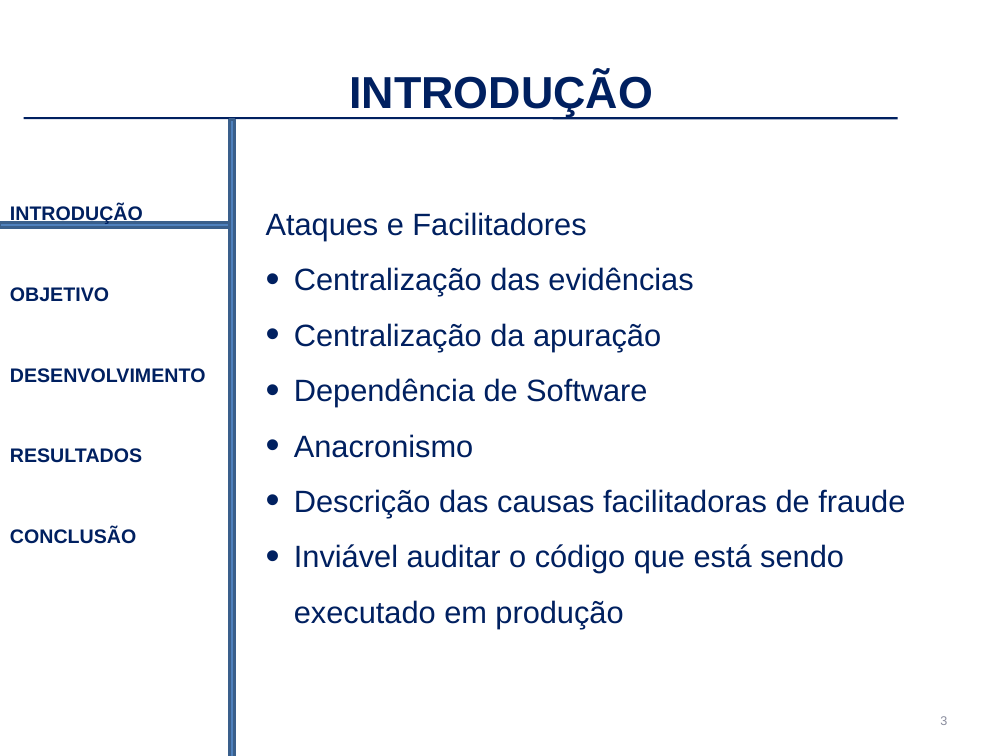
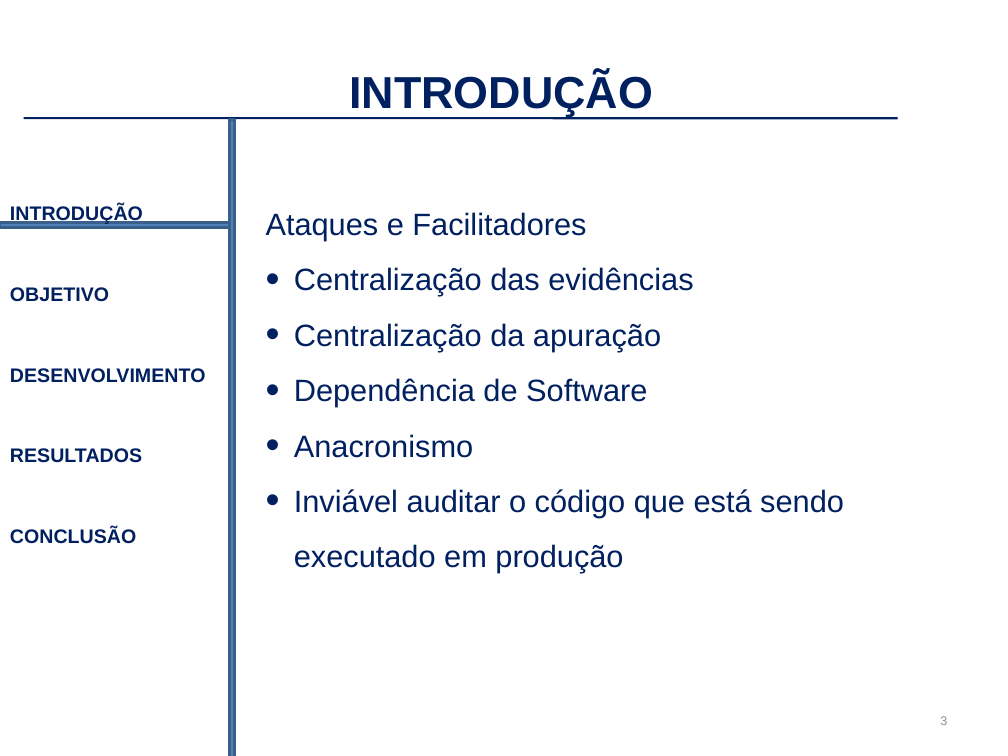
Before and after one commit to eccentricexit/ethervoltz-paper, a slide deck: slide 3 of etep/apresentação-tcc.pptx. Drawn at 1008x756 pixels with LibreOffice and Linux fonts; fonts in the diff are those of the drawing; background and template pictures are left out. Boxes give left, top, right and bottom in pixels: in the first picture for what was removed or moved away, otherwise in the second. Text is boxed around its words. In the diff, an @@ line names an element or a change of style, - is before the commit and + after.

```diff
--- a/etep/apresentação-tcc.pptx
+++ b/etep/apresentação-tcc.pptx
@@ text at <box>294,489,905,518</box>: paragraph removed @@
-• Descrição das causas facilitadoras de fraude
```
Also in this commit, not shown: 1 other file.
